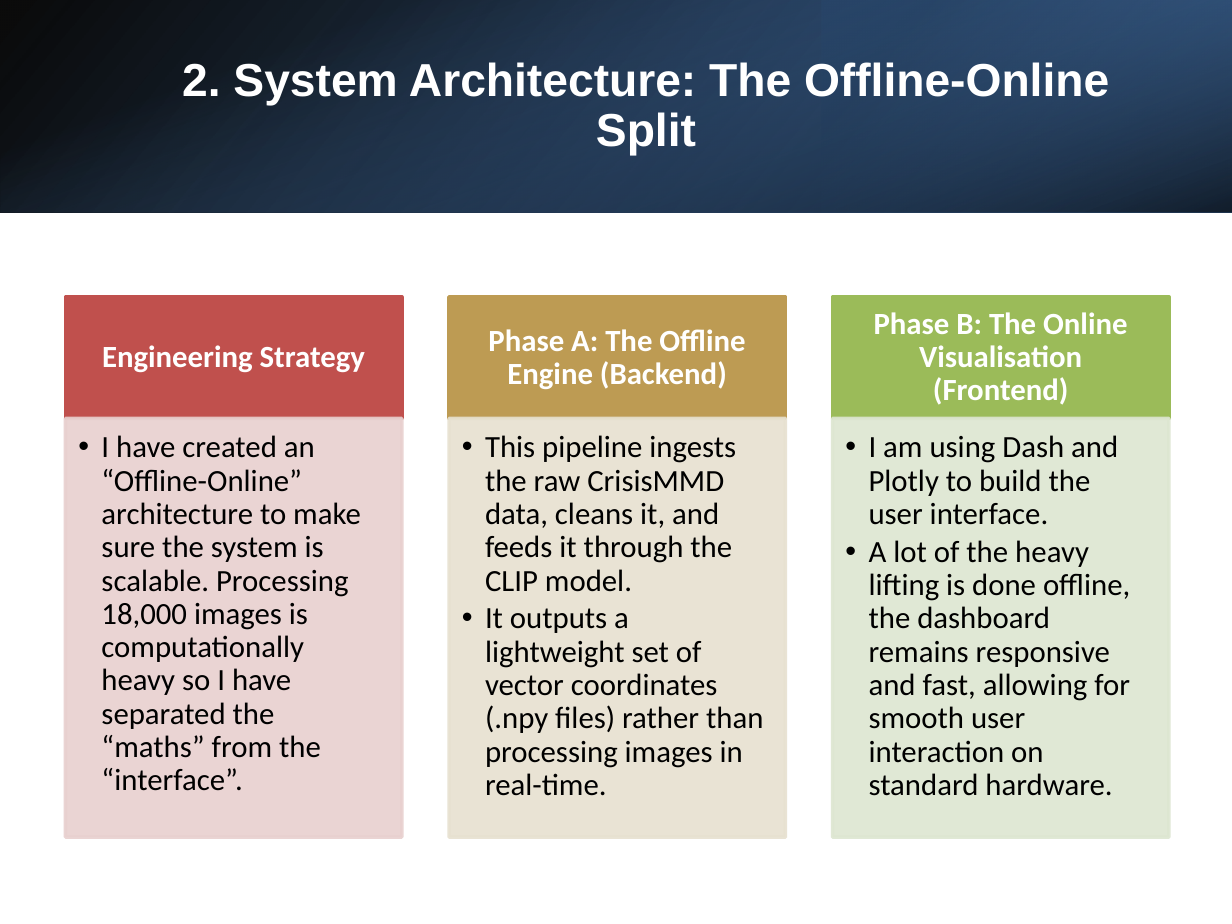
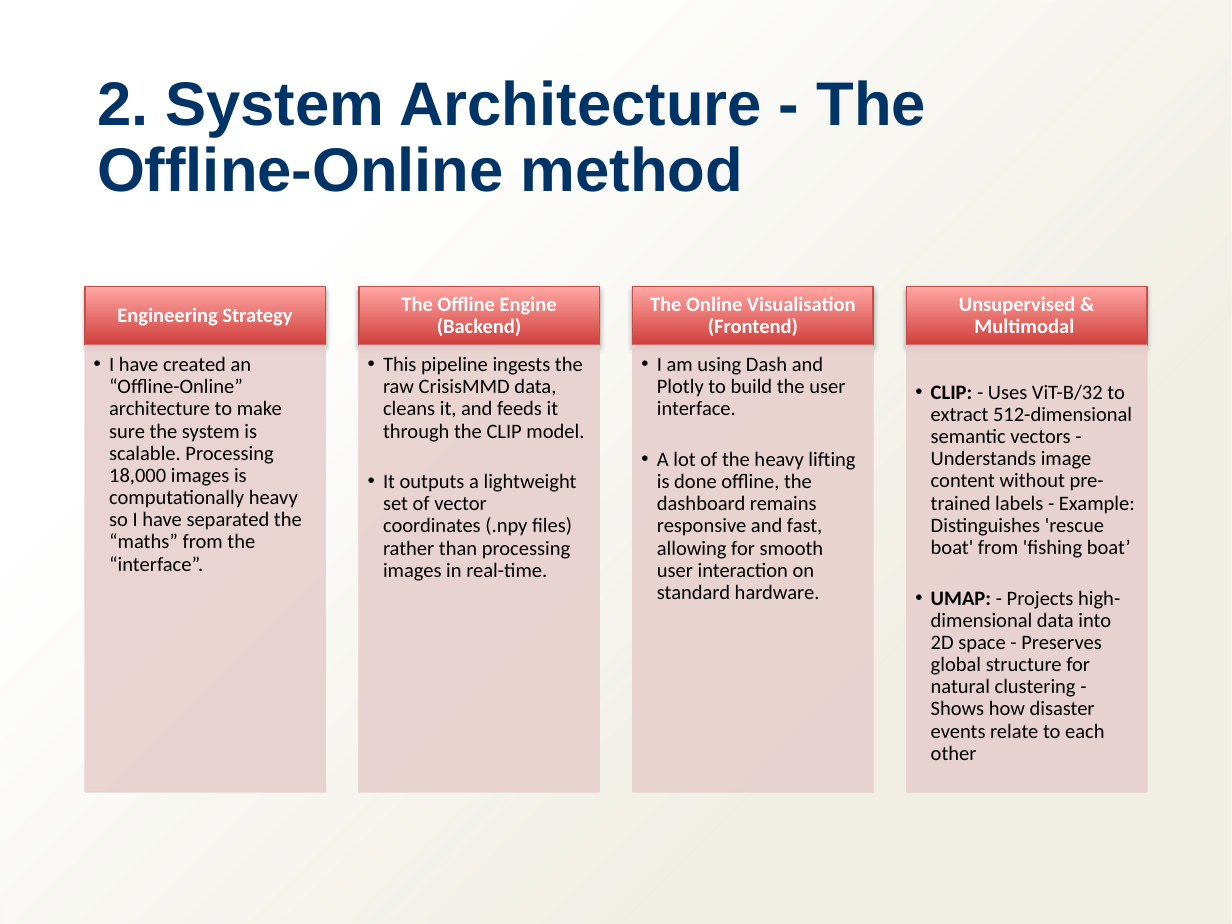
Before and after one commit to 730Rashid/Final_Stage_Project_Rashid_LBS-25-986, a slide deck: slide 3 of Docs/Midway Review/Midway_Review_Rashid.pptx. Drawn at 1232x924 pixels with LibreOffice and Linux fonts; fonts in the diff are those of the drawing; background and template pictures are left out. Boxes give left, top, right and bottom in pixels: in the first picture for what was removed or moved away, otherwise in the second. Text is boxed around its words. In the diff, an @@ line names an element or a change of style, - is before the commit and + after.

```diff
--- a/Docs/Midway Review/Midway_Review_Rashid.pptx
+++ b/Docs/Midway Review/Midway_Review_Rashid.pptx
@@ rectangle removed at bbox=[0, 0, 1232, 212] @@
@@ rectangle removed at bbox=[0, 0, 1232, 212] @@
@@ rectangle added at bbox=[0, 0, 1232, 924], fill gradient #EEECE1 to #FFFFFF @@
@@ rectangle removed at bbox=[822, 0, 1232, 212] @@
@@ title at bbox=[97, 80, 925, 192]: text changed; size 27 to 36 pt; text colour #FFFFFF to #003366 @@
-2. System Architecture: The Offline-Online Split
+2. System Architecture - The Offline-Online method
@@ text "Engineering Strategy": place and size @@
-text "Engineering Strategy" at bbox=[102, 345, 365, 372]
+text "Engineering Strategy" at bbox=[117, 307, 292, 326]
@@ text "Engineering Strategy" at bbox=[117, 307, 292, 326]: size 18 to 12 pt; less space between paragraphs @@
@@ rectangle: place and size @@
-rectangle at bbox=[65, 297, 402, 419]
+rectangle at bbox=[85, 286, 325, 345]
@@ rectangle at bbox=[85, 286, 325, 345]: fill #C0504D to gradient #D1403C to #FFA6A5; outline #C0504D 2 pt to #C0504D 0.75 pt; shadow on @@
@@ text at bbox=[401, 296, 557, 336]: text changed; size 18 to 12 pt @@
-Phase A: The Offline Engine (Backend)
+The Offline Engine (Backend)
@@ rectangle removed at bbox=[448, 297, 785, 419] @@
@@ text at bbox=[650, 296, 856, 336]: text changed; size 18 to 12 pt @@
-Phase B: The Online Visualisation (Frontend)
+The Online Visualisation (Frontend)
@@ rectangle: place and size @@
-rectangle at bbox=[833, 297, 1169, 419]
+rectangle at bbox=[907, 286, 1147, 345]
@@ rectangle at bbox=[907, 286, 1147, 345]: fill #9BBB59 to gradient #D1403C to #FFA6A5; outline #9BBB59 2 pt to #C0504D 0.75 pt; shadow on @@
@@ text "I have created an “Offline-Online” ...": place and size @@
-text "I have created an “Offline-Online” ..." at bbox=[101, 435, 361, 791]
+text "I have created an “Offline-Online” ..." at bbox=[109, 356, 302, 571]
@@ rectangle: place and size @@
-rectangle at bbox=[65, 419, 402, 838]
+rectangle at bbox=[85, 345, 325, 792]
@@ rectangle at bbox=[85, 345, 325, 792]: outline #E8D0D0 2 pt to #E8D0D0 0.75 pt @@
@@ text "This pipeline ingests the raw ...": place and size @@
-text "This pipeline ingests the raw ..." at bbox=[485, 435, 763, 796]
+text "This pipeline ingests the raw ..." at bbox=[383, 356, 584, 581]
@@ size 18 to 12 pt; indent changed in 3 elements at bbox=[109, 356, 302, 571], bbox=[383, 356, 584, 581], bbox=[657, 356, 855, 599] @@
@@ text "I am using Dash and ...": place and size @@
-text "I am using Dash and ..." at bbox=[869, 435, 1130, 796]
+text "I am using Dash and ..." at bbox=[657, 356, 855, 599]
@@ rectangle: place and size @@
-rectangle at bbox=[833, 419, 1169, 838]
+rectangle at bbox=[907, 345, 1147, 792]
@@ rectangle at bbox=[907, 345, 1147, 792]: fill #DEE7D1 at 90% opacity to #E8D0D0 at 90% opacity; outline #DEE7D1 2 pt to #E8D0D0 0.75 pt @@
@@ group added at bbox=[359, 286, 1135, 792]: 4 rectangles, 2 texts @@
+Unsupervised & Multimodal
+  • CLIP: - Uses ViT-B/32 to extract 512-dimensional semantic vectors - Understands image content without pre-trained labels - Example: Distinguishes 'rescue boat' from 'fishing boat’
+  • UMAP: - Projects high-dimensional data into 2D space - Preserves global structure for natural clustering - Shows how disaster events relate to each other
@@ rectangle removed at bbox=[448, 419, 785, 838] @@
```
Also in this commit, not shown: 2 other slides changed, 1 slide added, 1 other file.
